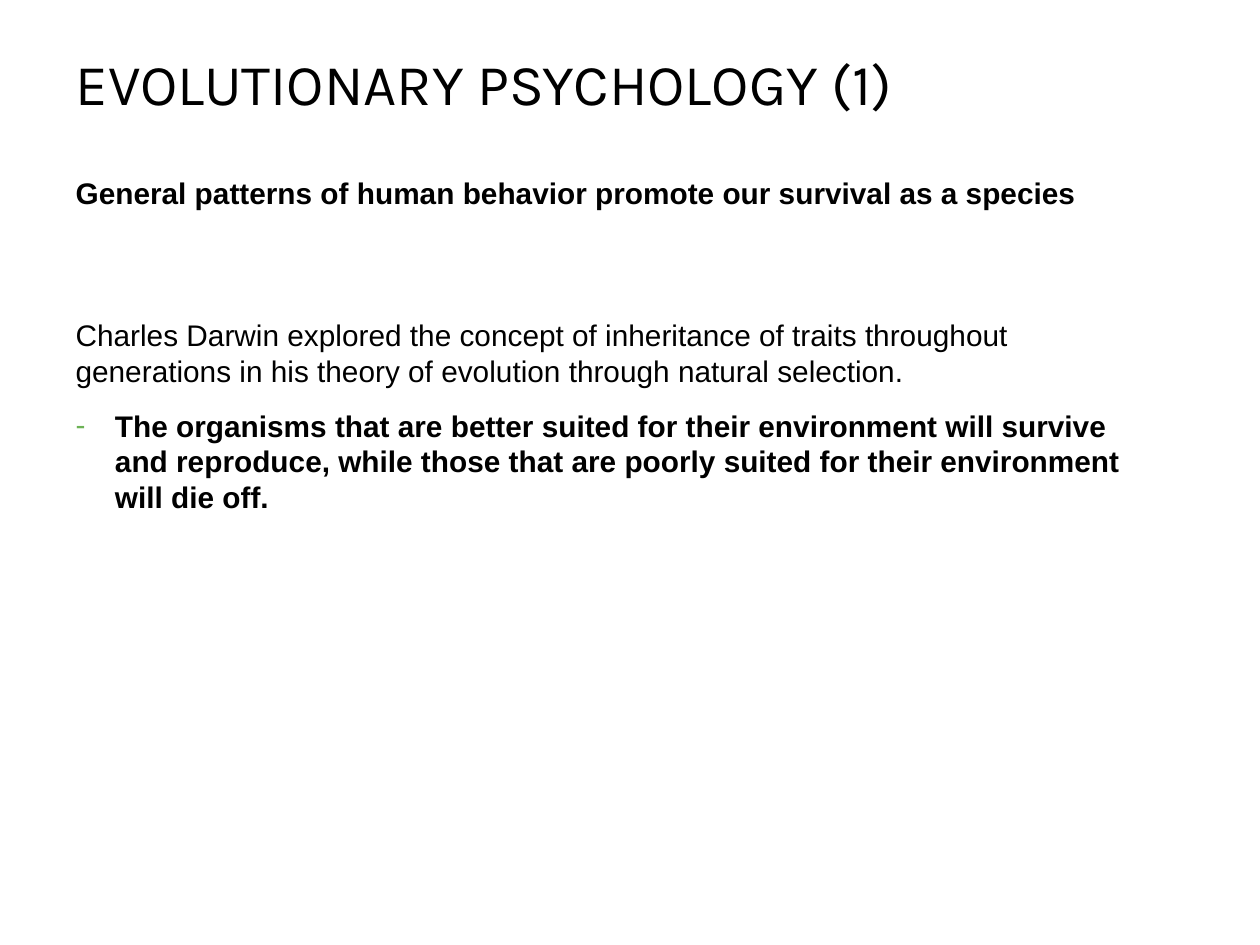
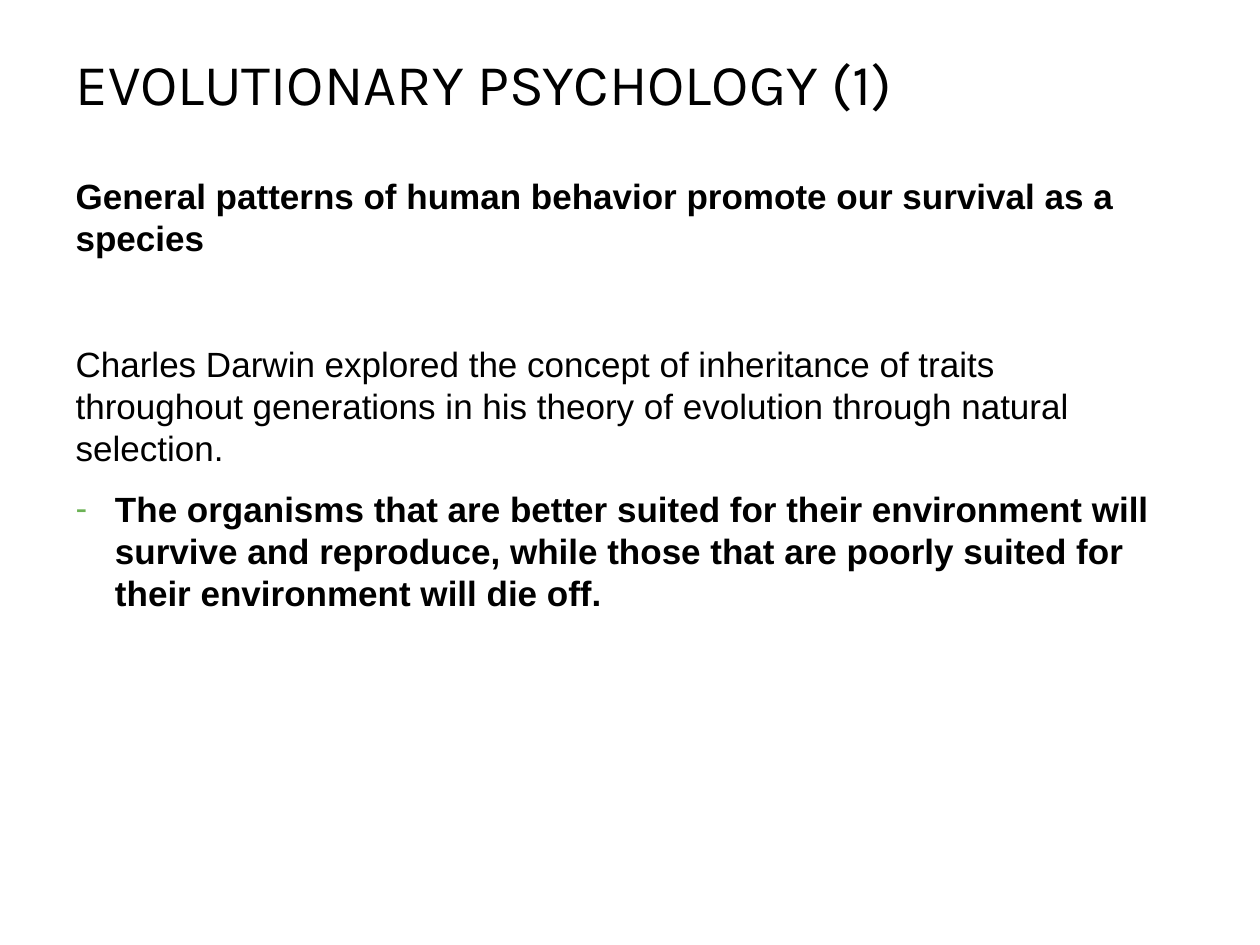
Before and after one commit to npm27/Teaching-Materials, a slide deck: slide 4 of Gen Psych II/Slides/3 Biopsychology.pptx. Drawn at 1260x945 pixels with LibreOffice and Linux fonts; fonts in the diff are those of the drawing. Boxes give left, top, right and bottom in pixels: in the first picture for what was removed or moved away, otherwise in the second. Text is boxed around its words. In the diff, an @@ line names an element or a change of style, - is before the commit and + after.

```diff
--- a/Gen Psych II/Slides/3 Biopsychology.pptx
+++ b/Gen Psych II/Slides/3 Biopsychology.pptx
@@ text "General patterns of human behavior ..." at (76,183,1148,607): size 17 to 20 pt @@
```
Also in this commit, not shown: 20 other slides changed, 5 slides added, 1 slide removed, 3 other files.
